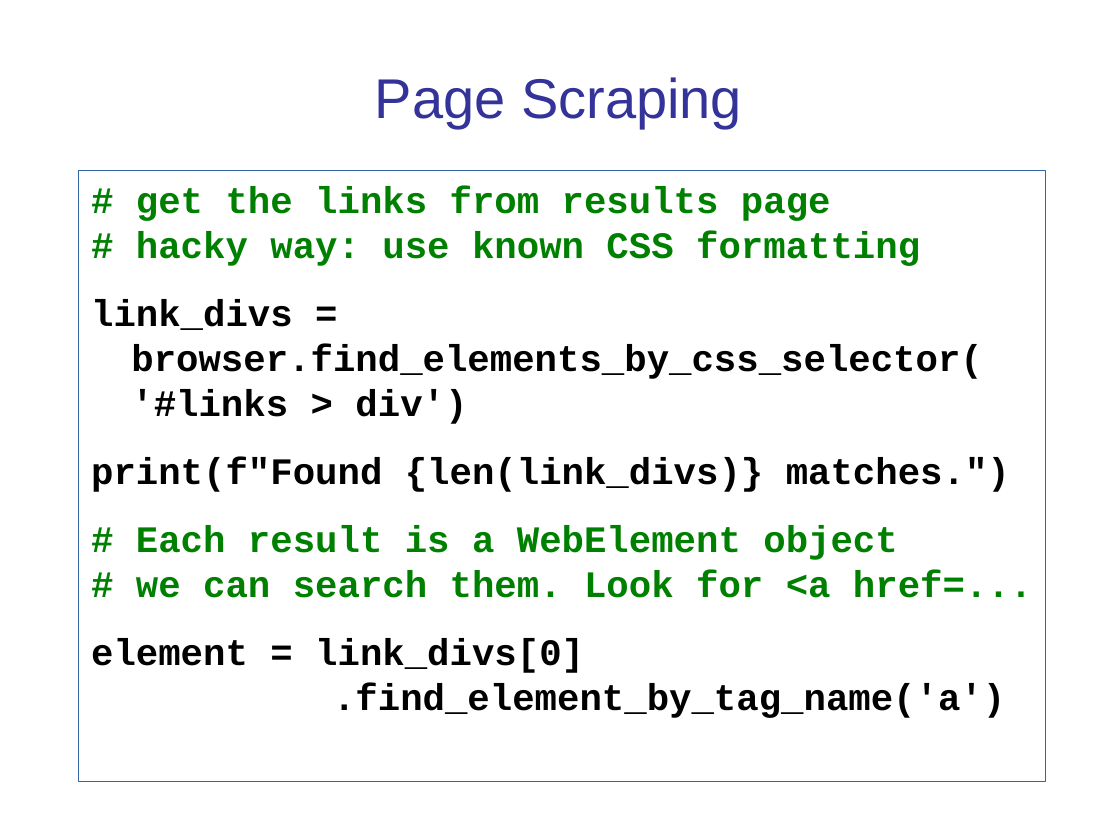
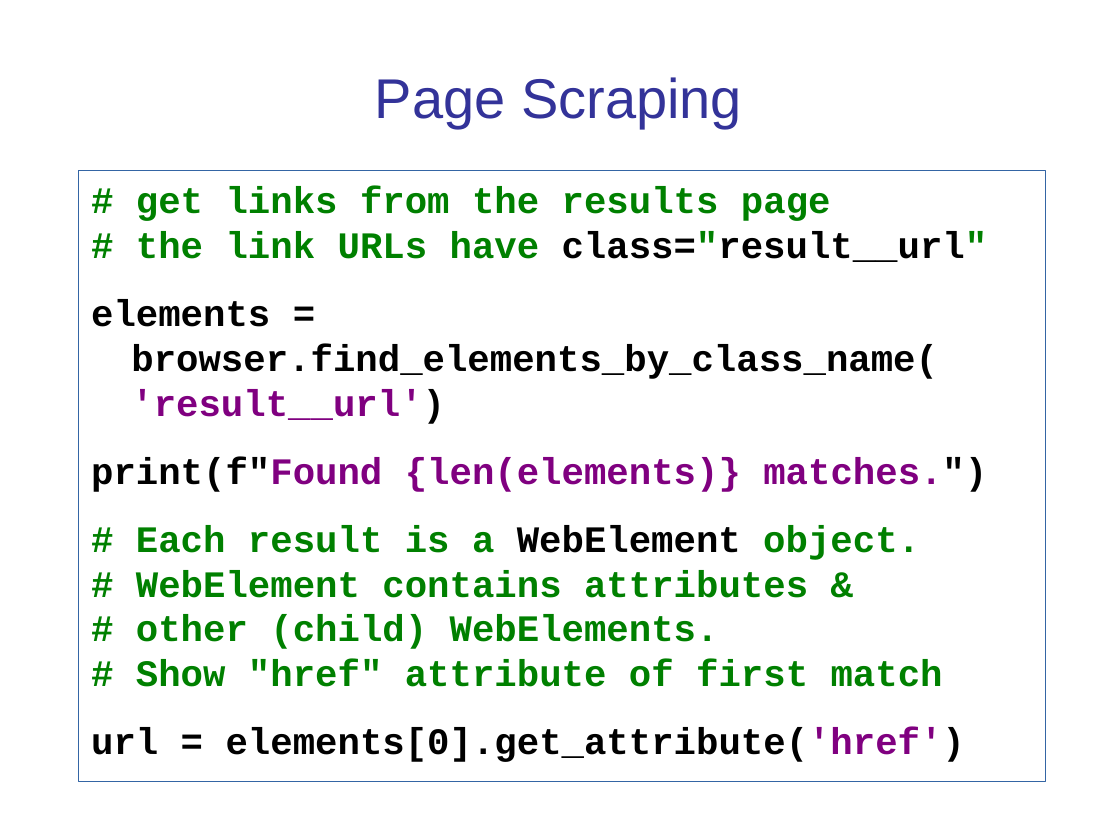
Before and after one commit to cpske/ISP, a slide deck: slide 28 of testing/WebTesting.ppt (slide 27 before the commit). Drawn at 1120x840 pixels with LibreOffice and Linux fonts; fonts in the diff are those of the drawing. Boxes give left, top, right and bottom in pixels: in the first picture for what was removed or moved away, otherwise in the second. Text is boxed around its words. In the diff, an @@ line names an element or a change of style, - is before the commit and + after.

```diff
--- a/testing/WebTesting.ppt
+++ b/testing/WebTesting.ppt
@@ text at (91, 187, 988, 762): text changed; text colour #000000 to #008000 @@
-# get the links from results page
-# hacky way: use known CSS formatting
-link_divs = browser.find_elements_by_css_selector(
-'#links > div')
-print(f"Found {len(link_divs)} matches.")
-# Each result is a WebElement object
-# we can search them. Look for <a href=...
-element = link_divs[0]
-.find_element_by_tag_name('a')
+# get links from the results page
+# the link URLs have class="result__url"
+elements = browser.find_elements_by_class_name(
+'result__url')
+print(f"Found {len(elements)} matches.")
+# Each result is a WebElement object.
+# WebElement contains attributes &
+# other (child) WebElements.
+# Show "href" attribute of first match
+url = elements[0].get_attribute('href')
```
Also in this commit, not shown: 3 other slides changed, 2 slides added, 8 other files.
